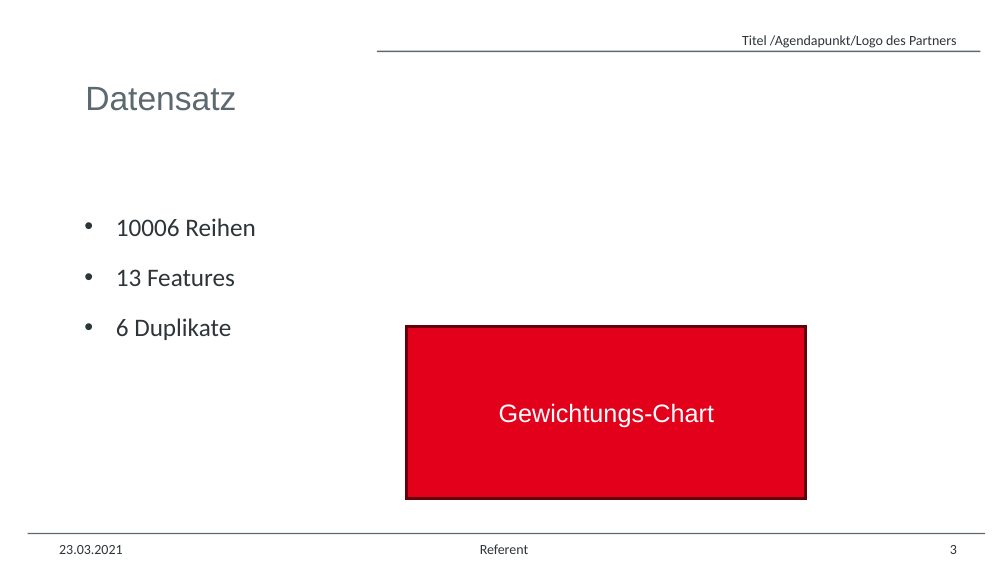
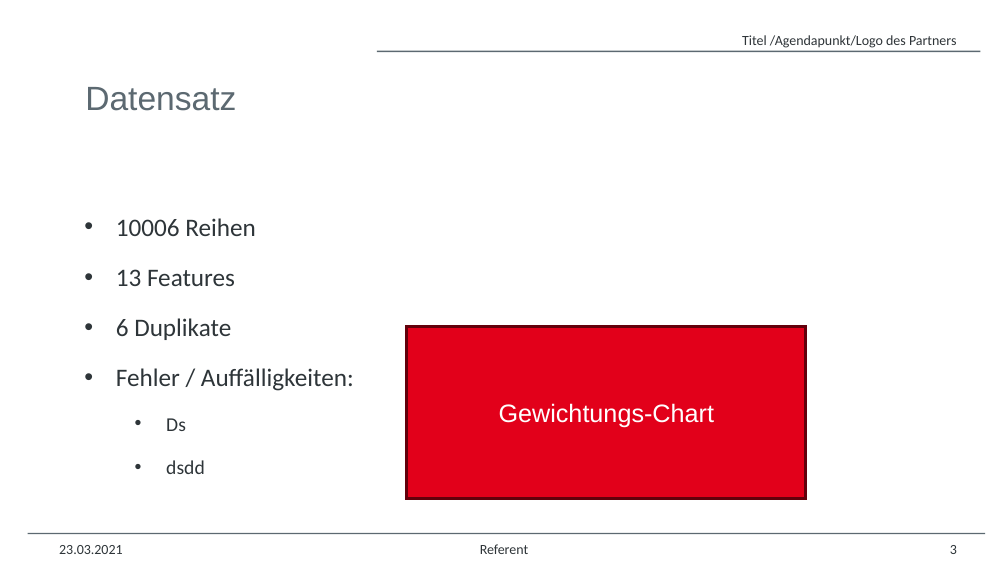
Before and after one commit to Hey1Ho/DSKI-Visual_Bank-Customers, a slide deck: slide 3 of 2025_02_21_Vortrag_Gruppenarbeit.pptx. Drawn at 1008x567 pixels with LibreOffice and Linux fonts; fonts in the diff are those of the drawing; background and template pictures are left out. Boxes give left, top, right and bottom in pixels: in the first picture for what was removed or moved away, otherwise in the second. Text is boxed around its words. In the diff, an @@ line names an element or a change of style, - is before the commit and + after.

Commit message:
update PP

```diff
--- a/2025_02_21_Vortrag_Gruppenarbeit.pptx
+++ b/2025_02_21_Vortrag_Gruppenarbeit.pptx
@@ text at box(116, 368, 354, 474): paragraphs added @@
+• Fehler / Auffälligkeiten:
+  • Ds
+  • dsdd
```
Also in this commit, not shown: 1 slide added.
